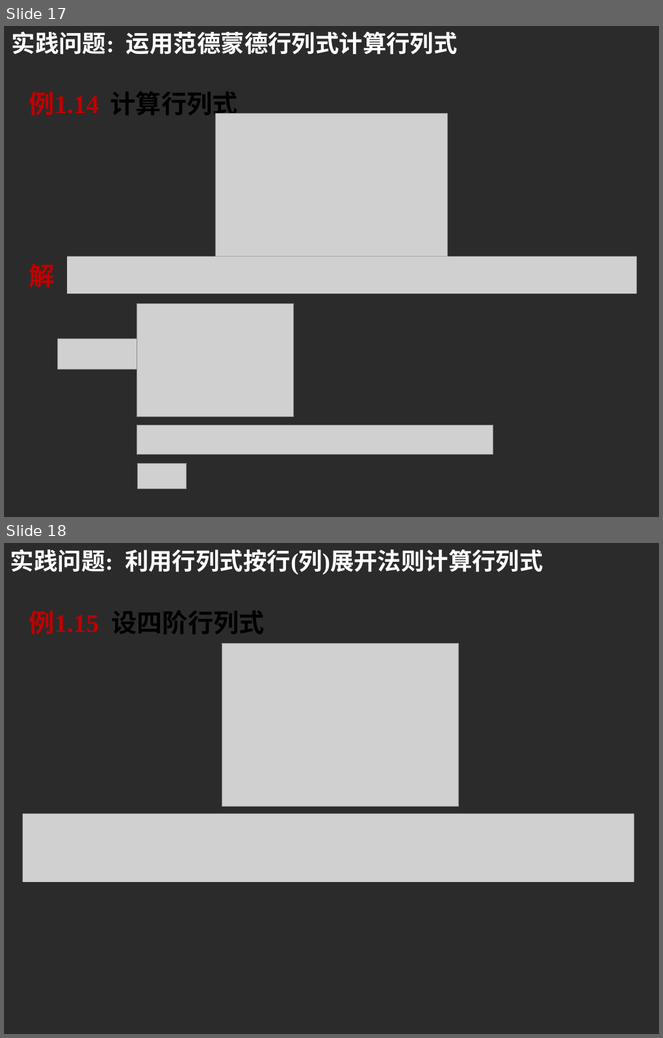
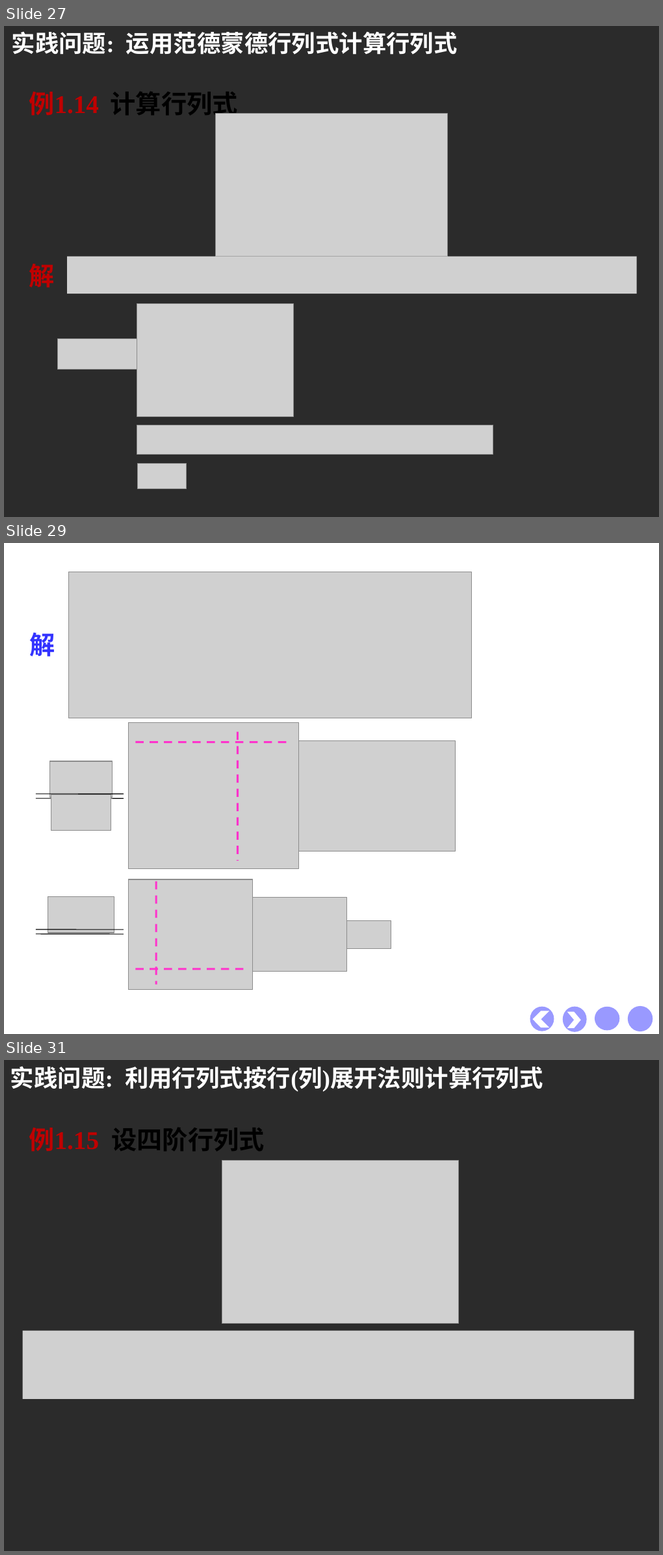
Before and after one commit to zeemeil/zeemeil.github.io, a slide deck: files/2025_2_LM/1010_0104.pptx. Shown one above the other, each under a label of ours: slides 17 and 18 before the commit, slides 27, 29 and 31 after it; the slides between them are not shown. The pictures are 663x1038 and 663x1555 pixels, drawn with LibreOffice and Linux fonts; fonts in the diff are those of the drawing; grey boxes stand for pictures; background and template pictures are left out; a plain dark background stands for a picture behind light text. Boxes give left, top, right and bottom in pixels: in the first picture for what was removed or moved away, otherwise in the second. Text is boxed around its words. In the diff, an @@ line names an element or a change of style, - is before the commit and + after.

```diff
--- a/files/2025_2_LM/1010_0104.pptx
+++ b/files/2025_2_LM/1010_0104.pptx
@@ slide 29 added at (4,543,659,1034), background picture (left out) @@
@@ picture added at (68,572,471,718) @@
@@ text added at (29,633,55,657), 28 pt, text #3333FF, bold @@
+解
@@ picture added at (129,722,299,869) @@
@@ line added from (238, 731) to (238, 861), #FF33CC 2.25 pt dashed @@
@@ line added from (136, 742) to (290, 742), #FF33CC 2.25 pt dashed @@
@@ picture added at (299,741,456,851) @@
@@ group added at (36,761,123,831): 2 pictures, 2 lines @@
@@ picture added at (129,880,253,990) @@
@@ line added from (156, 882) to (156, 984), #FF33CC 2.25 pt dashed @@
@@ picture added at (48,897,114,933) @@
@@ picture added at (253,897,347,971) @@
@@ line added from (36, 930) to (123, 930), #000000 0.75 pt @@
@@ picture added at (347,921,391,949) @@
@@ line added from (36, 934) to (123, 934), #000000 0.75 pt @@
@@ line added from (136, 969) to (244, 969), #FF33CC 2.25 pt dashed @@
@@ ellipse added at (530,1007,555,1032), fill #9999FF @@
@@ ellipse added at (563,1007,587,1032), fill #9999FF @@
@@ ellipse added at (595,1007,620,1031), fill #9999FF @@
@@ ellipse added at (628,1006,653,1032), fill #9999FF @@
@@ chevron added at (532,1012,550,1029), fill #FFFFFF @@
@@ chevron added at (568,1012,581,1029), fill #FFFFFF @@
@@ what was slide 17 is now slide 27 @@
@@ what was slide 18 is now slide 31 @@
```
Also in this commit, not shown: 3 slides changed, 14 other slides added, 7 other files.
